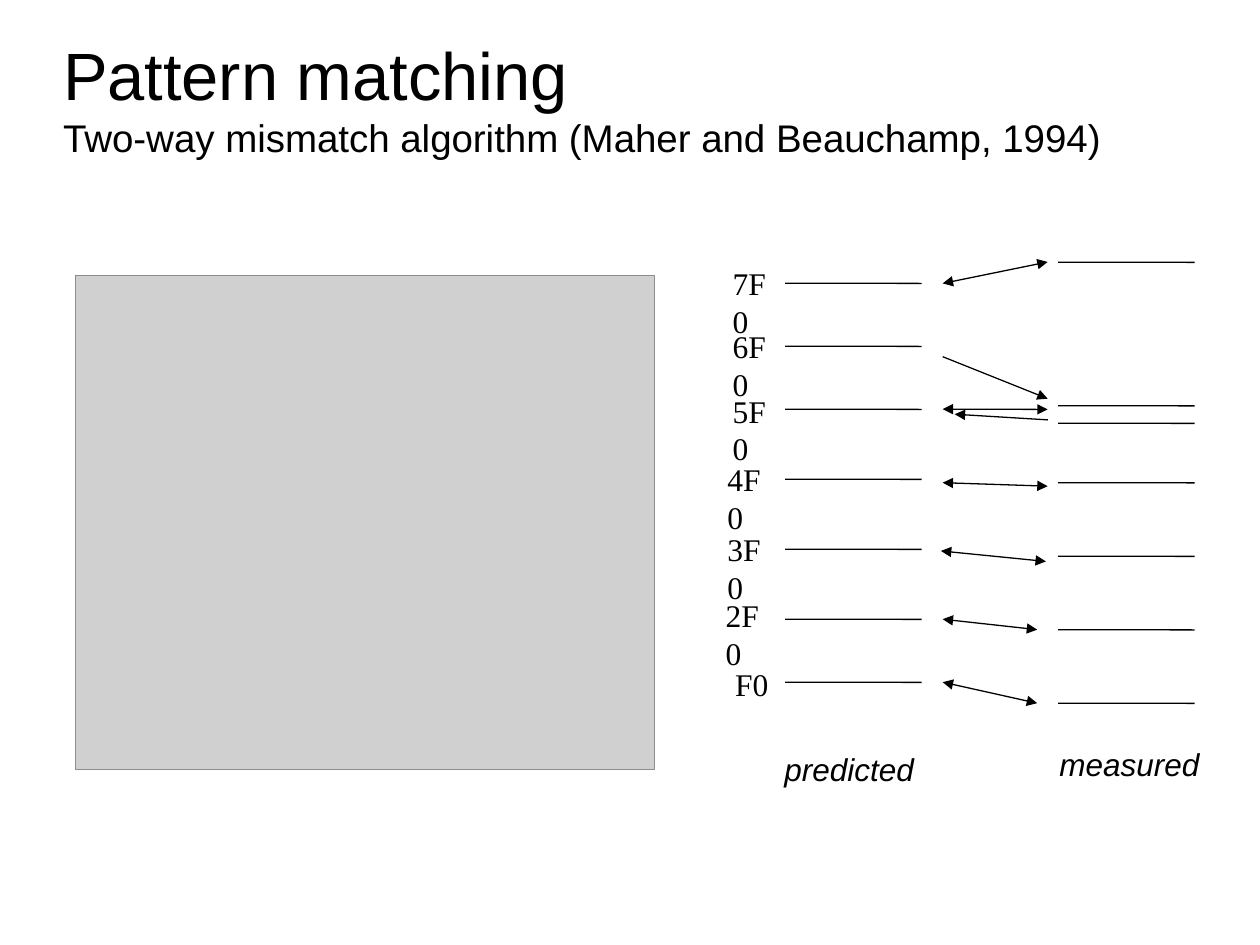
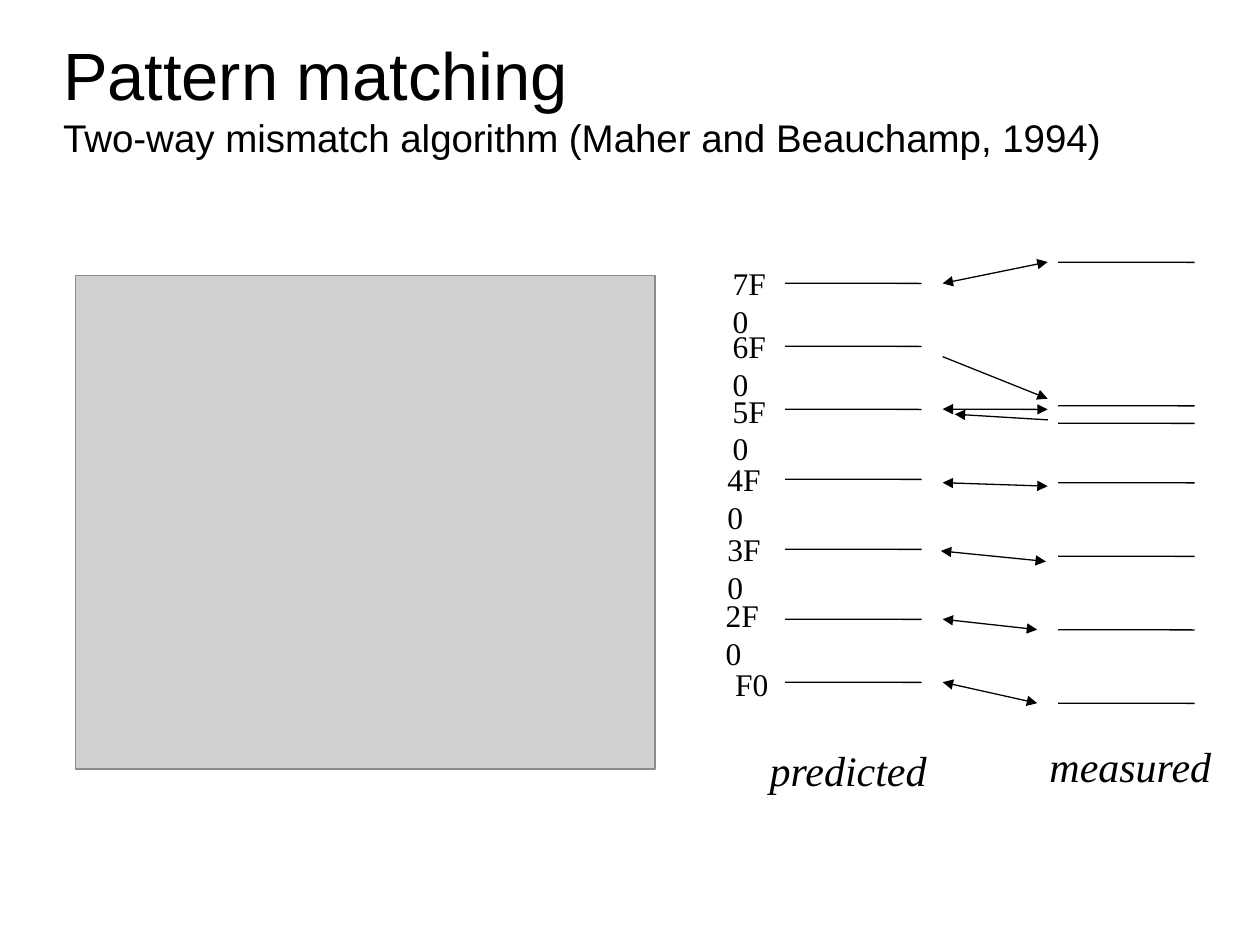
Before and after one commit to MTG/sms-tools, a slide deck: slide 13 of lectures/6-Harmonic-model/F0-detection.odp. Drawn at 1260x945 pixels with LibreOffice and Linux fonts; fonts in the diff are those of the drawing; grey boxes stand for pictures. Boxes give left, top, right and bottom in pixels: in the first picture for what was removed or moved away, otherwise in the second. Text is boxed around its words. In the diff, an @@ line names an element or a change of style, - is before the commit and + after.

```diff
--- a/lectures/6-Harmonic-model/F0-detection.odp
+++ b/lectures/6-Harmonic-model/F0-detection.odp
@@ text "predicted" at <box>770,757,927,795</box>: size 18 to 24 pt, font Arial to Times New Roman @@
@@ text "predicted": place and size @@
-text "predicted" at <box>784,758,913,787</box>
+text "predicted" at <box>770,757,927,795</box>
@@ text "measured": place and size @@
-text "measured" at <box>1059,753,1199,777</box>
+text "measured" at <box>1049,753,1211,783</box>
@@ text "measured" at <box>1049,753,1211,783</box>: size 18 to 24 pt, font Arial to Times New Roman @@
```
Also in this commit, not shown: 3 other slides changed, 3 other files.
